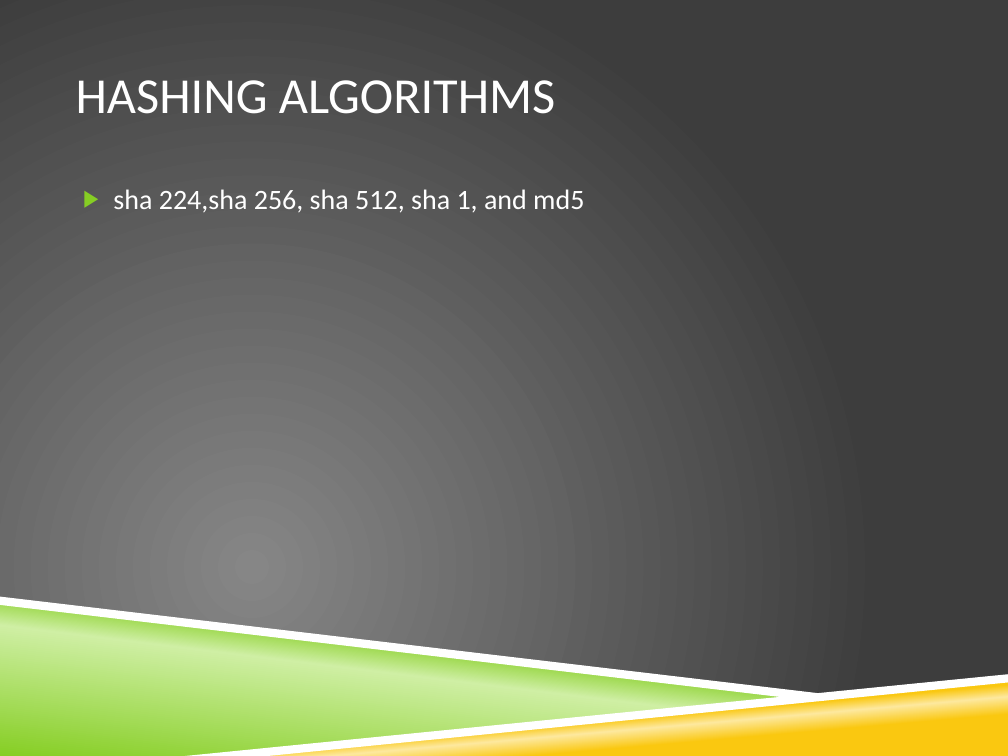
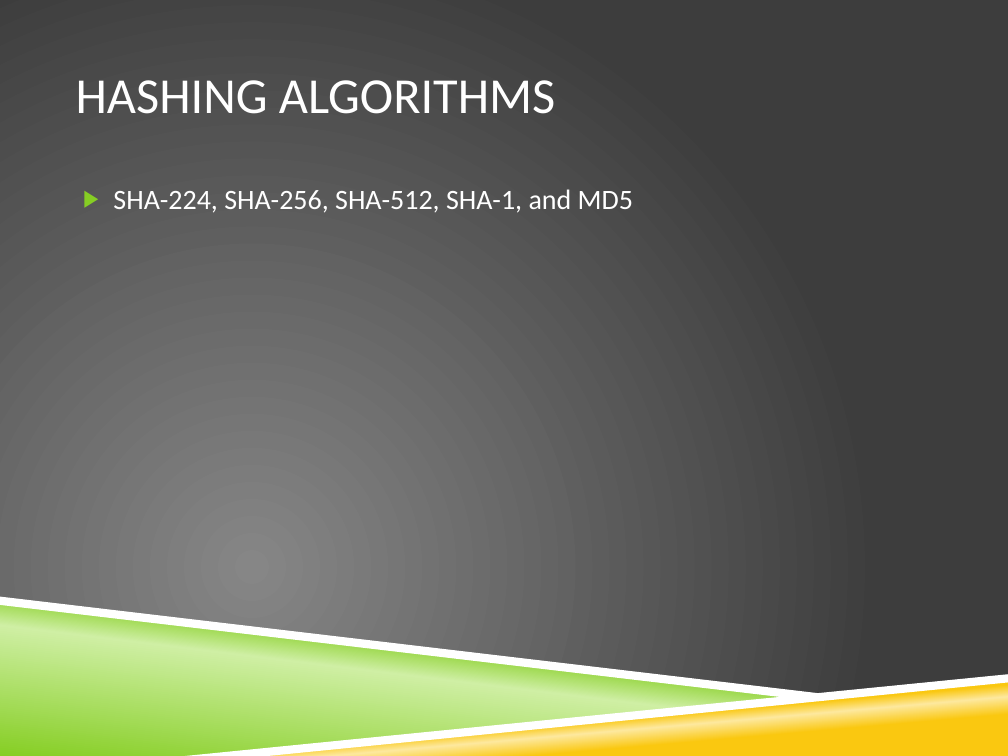
Before and after one commit to COCS4950G7/COSC4950, a slide deck: slide 5 of Documents/MIGHTY CRACKER.pptx (slide 12 before the commit). Drawn at 1008x756 pixels with LibreOffice and Linux fonts; fonts in the diff are those of the drawing; background and template pictures are left out. Boxes give left, top, right and bottom in pixels: in the first picture for what was removed or moved away, otherwise in the second. Text is boxed around its words. In the diff, an @@ line names an element or a change of style, - is before the commit and + after.

```diff
--- a/Documents/MIGHTY CRACKER.pptx
+++ b/Documents/MIGHTY CRACKER.pptx
@@ text at (113, 189, 633, 213): text changed @@
-▶ sha 224,sha 256, sha 512, sha 1, and md5
+▶ SHA-224, SHA-256, SHA-512, SHA-1, and MD5
```
Also in this commit, not shown: 7 other slides changed, 2 other files.
